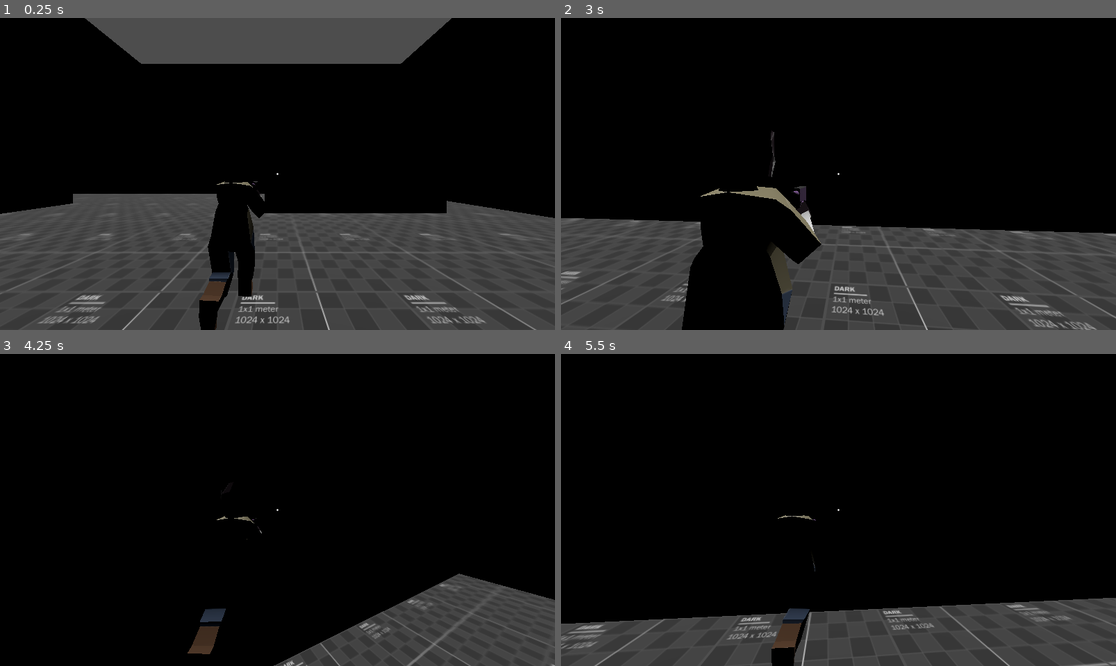
Above: before the commit, frames 1-4 (two rows, left to right).
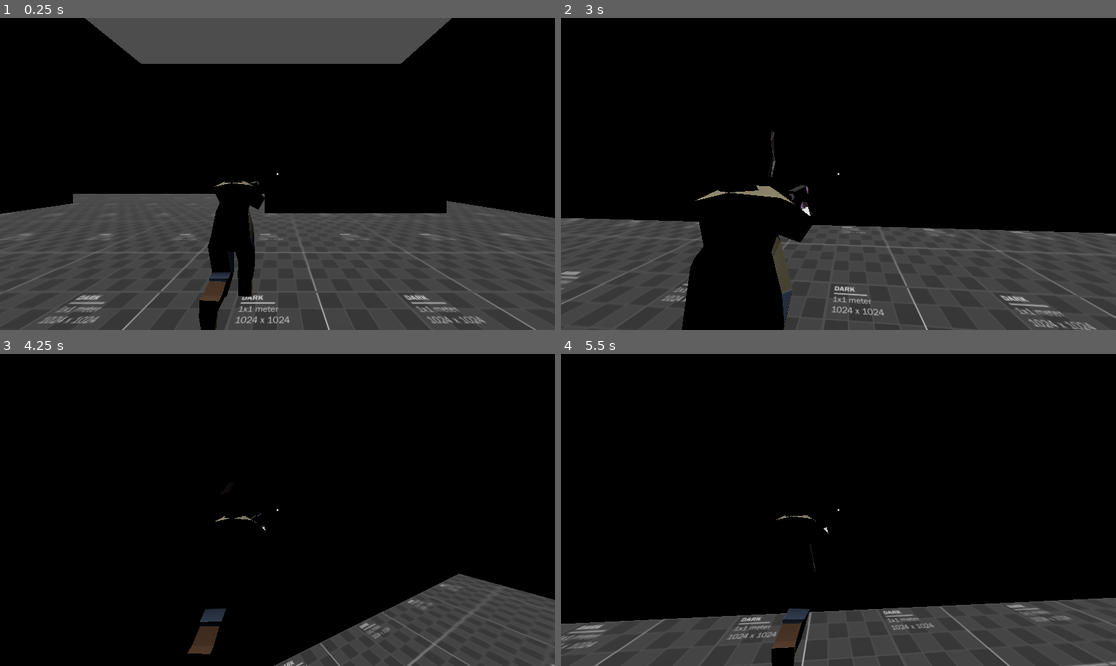
Above: after the commit, the same moments.

Repository: dairycultist/CityZoomer
Game: Godot game, scene res://level.tscn
The game is run twice, just before and just after one commit, with the same random seed, the same clock (stepped at 60 frames per second) and the same inputs.
Inputs (mouse positions are in pixels of both pictures, inside the frame that each line leads up to):
- Up to frame 1 (0.25 s): no input
- Up to frame 2 (3 s): move the mouse to (866, 174) at 0.52 s; press the mouse at (866, 174) at 0.53 s; hold W (walk_up) from 0.53 s (still down); tap Space (jump) at 0.77, 1.52 s; move the mouse to (810, 174) at 1.27 s; release the mouse at (810, 174) at 1.28 s; click (810, 174) at 1.35 s; move the mouse to (849, 167) at 2.02 s; press the mouse at (849, 167) at 2.03 s; move the mouse to (832, 180) at 2.77 s; release the mouse at (832, 180) at 2.78 s; click (832, 180) at 2.85 s
- Up to frame 3 (4.25 s): keep holding W (walk_up); tap Space (jump) at 3.02, 3.77 s; move the mouse to (316, 513) at 3.52 s; press the mouse at (316, 513) at 3.53 s
- Up to frame 4 (5.5 s): keep holding W (walk_up); move the mouse to (794, 506) at 4.27 s; release the mouse at (794, 506) at 4.28 s; click (794, 506) at 4.35 s; tap Space (jump) at 4.52 s; move the mouse to (844, 510) at 5.02 s; press the mouse at (844, 510) at 5.03 s

The runs differ from the first frame. In frame 1, 0.1% of the frame differs, in the area x 38-48%, y 52-72%; in frame 2, 0.9%, in the area x 23-47%, y 53-89%; in frame 3, less than 0.1%; in frame 4, less than 0.1%.

Commit message:
Basic shooting

Diff:
--- a/level.tscn
+++ b/level.tscn
@@ -11,6 +11,9 @@
 
 [node name="Player" parent="." instance=ExtResource("1_vonw3")]
 transform = Transform3D(-1, 0, -1.50996e-07, 0, 1, 0, 1.50996e-07, 0, -1, 0, 0, 0)
+mouse_sensitivity = 0.3
+max_speed = 5.0
+drag = 8.0
 
 [node name="Floor" type="StaticBody3D" parent="."]
 
--- a/player/local_player.gd
+++ b/player/local_player.gd
@@ -7,10 +7,14 @@
 
 func _process(delta: float) -> void:
 
+	# movement
 	var input_dir := Input.get_vector("walk_left", "walk_right", "walk_up", "walk_down")
 	var direction := (transform.basis * Vector3(input_dir.x, 0, input_dir.y)).normalized()
 
 	_process_move(direction, Input.is_action_pressed("jump"), delta)
+
+	if Input.is_action_pressed("fire"):
+		_shoot()
 
 	# place camera
 	var query = PhysicsRayQueryParameters3D.create($CameraAnchor.global_position, $CameraAnchor.global_position + max_camera_distance * $CameraAnchor.global_transform.basis.z)
--- a/player/player.gd
+++ b/player/player.gd
@@ -22,9 +22,6 @@
 @export var left_target: Node3D
 @export var right_target: Node3D
 
-#set_look()
-#damage()
-
 func _ready() -> void:
 
 	$Model/AnimationPlayer.current_animation = "Walk"
@@ -39,6 +36,14 @@
 		right_hand.start()
 
 func _process_move(direction, jumping, delta: float) -> void:
+
+	var result = get_world_3d().direct_space_state.intersect_ray(PhysicsRayQueryParameters3D.create(
+		$CameraAnchor/Camera3D.global_position,
+		$CameraAnchor/Camera3D.global_position - $CameraAnchor/Camera3D.global_basis.z * 50.0
+	))
+
+	if result:
+		$CameraAnchor/Rifle.look_at(result.position)
 
 	# gravity
 	velocity.y -= gravity * delta
@@ -76,7 +81,27 @@
 
 	move_and_slide()
 
-func _change_look(d_yaw, d_pitch):
+func _shoot():
+
+	var result = get_world_3d().direct_space_state.intersect_ray(PhysicsRayQueryParameters3D.create(
+		$CameraAnchor/Camera3D.global_position,
+		$CameraAnchor/Camera3D.global_position - $CameraAnchor/Camera3D.global_basis.z * 50.0
+	))
+
+	if result:
+
+		print(result.position)
+
+		if result.collider is Player:
+			result.collider._damage(10)
+
+func _damage(amt: int):
+	print(name, " took ", amt, " damage")
+
+func _look_at_global(_pos: Vector3):
+	pass
+
+func _change_look(d_yaw: float, d_pitch: float):
 
 	rotation.y += deg_to_rad(d_yaw)
 
